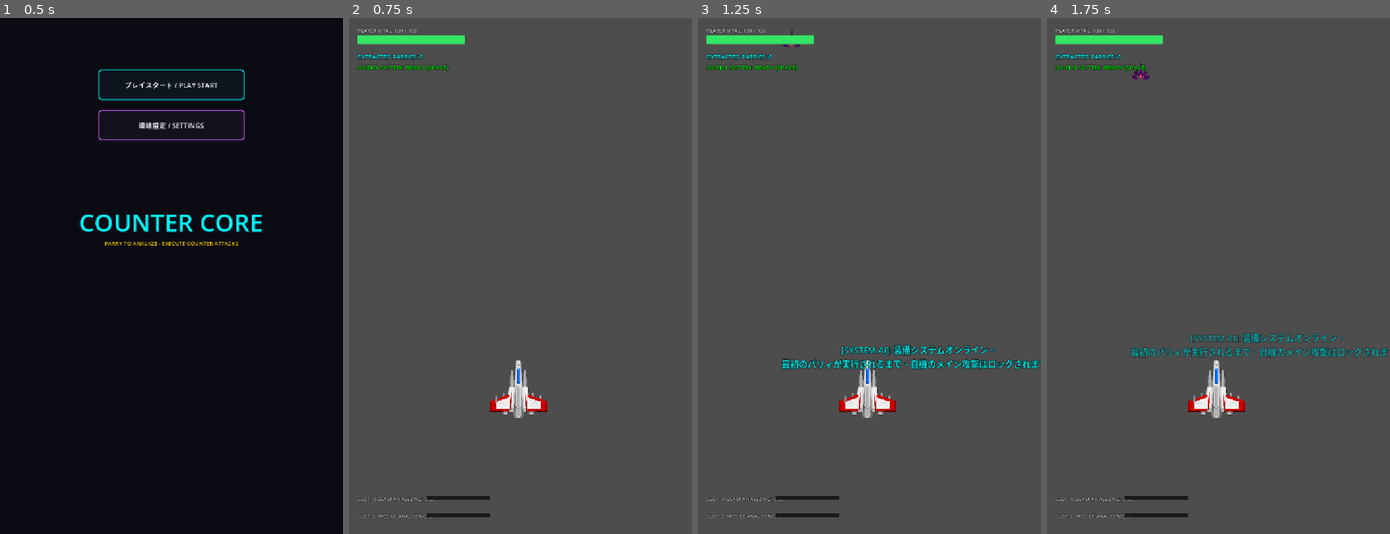
Above: before the commit, frames 1-4 (left to right).
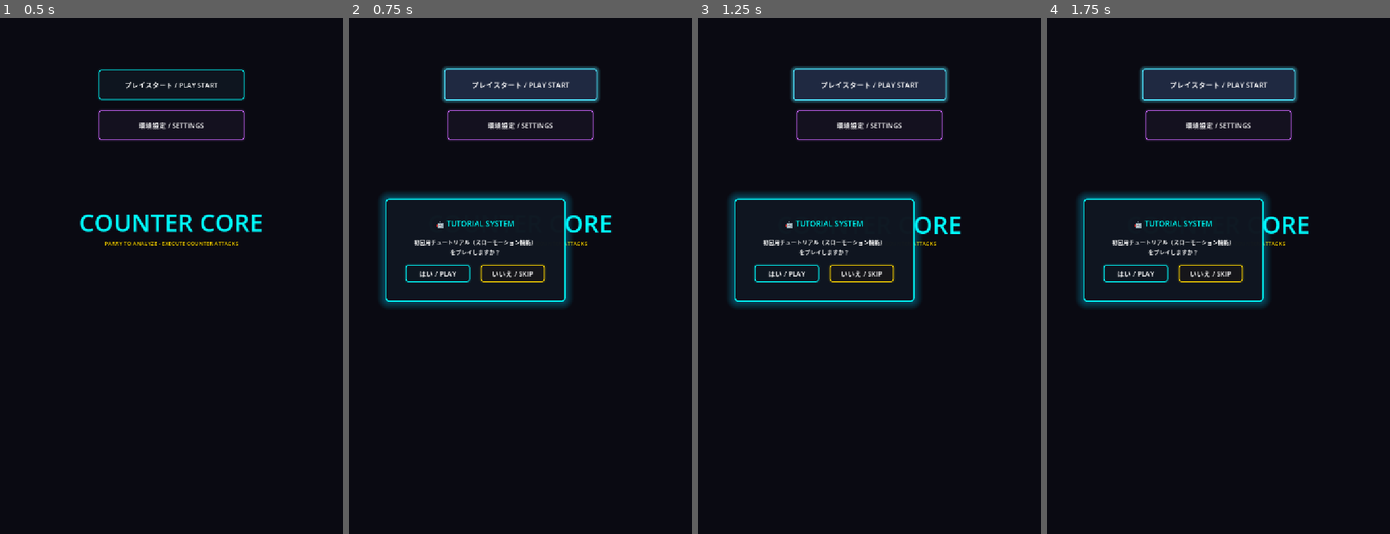
Above: after the commit, the same moments.

Repository: prapro-ou/-HP
Game: Godot game, scene res://game/core/main_menu.tscn
Same seed, same stepped clock (60 frames per second), same inputs: the game is played once before the commit and once after it.
Inputs (mouse positions are in pixels of both pictures, inside the frame that each line leads up to):
- Up to frame 1 (0.5 s): no input
- Up to frame 2 (0.75 s): click "プレイスタート / PLAY START" at 0.5 s
- Up to frame 3 (1.25 s): no input
- Up to frame 4 (1.75 s): click (1218, 85) at 1.25 s, where only the run after the commit has a clickable "プレイスタート / PLAY START"

Frame 1 is identical in both runs. In frame 2, 100% of the frame differs, in the area x 0-100%, y 0-100%; in frame 3, 100%; in frame 4, 100%.

Commit message:
feat: make tutorial optional via confirmation dialog on first launch

Diff:
--- a/game/core/main_menu.gd
+++ b/game/core/main_menu.gd
@@ -23,6 +23,7 @@
 var menu_container: VBoxContainer
 var settings_container: PanelContainer
 var confirm_dialog: PanelContainer
+var tutorial_dialog: PanelContainer
 
 # Buttons
 var play_start_btn: Button
@@ -135,6 +136,9 @@
 
 	# 7. Custom confirmation dialog (Hidden initially)
 	setup_confirm_dialog()
+
+	# 8. Tutorial confirmation dialog (Hidden initially)
+	setup_tutorial_confirm_dialog()
 
 func setup_menu_container() -> void:
 	menu_container = VBoxContainer.new()
@@ -463,6 +467,102 @@
 		confirm_dialog.hide()
 	)
 
+
+func setup_tutorial_confirm_dialog() -> void:
+	tutorial_dialog = PanelContainer.new()
+	tutorial_dialog.size_flags_horizontal = Control.SIZE_SHRINK_CENTER
+	tutorial_dialog.size_flags_vertical = Control.SIZE_SHRINK_CENTER
+	tutorial_dialog.custom_minimum_size = Vector2(420, 240)
+	tutorial_dialog.hide()
+	add_child(tutorial_dialog)
+
+	# Center it on top of everything
+	tutorial_dialog.anchor_left = 0.5
+	tutorial_dialog.anchor_top = 0.5
+	tutorial_dialog.anchor_right = 0.5
+	tutorial_dialog.anchor_bottom = 0.5
+	tutorial_dialog.grow_horizontal = Control.GROW_DIRECTION_BOTH
+	tutorial_dialog.grow_vertical = Control.GROW_DIRECTION_BOTH
+	tutorial_dialog.offset_left = -210
+	tutorial_dialog.offset_top = -120
+
+	var sb = StyleBoxFlat.new()
+	sb.bg_color = Color(0.06, 0.08, 0.12, 0.98) # Dark blue themed
+	sb.border_width_left = 3
+	sb.border_width_top = 3
+	sb.border_width_right = 3
+	sb.border_width_bottom = 3
+	sb.border_color = Color.CYAN
+	sb.corner_radius_top_left = 8
+	sb.corner_radius_top_right = 8
+	sb.corner_radius_bottom_left = 8
+	sb.corner_radius_bottom_right = 8
+	sb.shadow_color = Color(0.0, 0.8, 1.0, 0.3)
+	sb.shadow_size = 20
+	tutorial_dialog.add_theme_stylebox_override("panel", sb)
+
+	var margin = MarginContainer.new()
+	margin.add_theme_constant_override("margin_left", 20)
+	margin.add_theme_constant_override("margin_top", 20)
+	margin.add_theme_constant_override("margin_right", 20)
+	margin.add_theme_constant_override("margin_bottom", 20)
+	tutorial_dialog.add_child(margin)
+
+	var box = VBoxContainer.new()
+	box.alignment = BoxContainer.ALIGNMENT_CENTER
+	box.add_theme_constant_override("separation", 20)
+	margin.add_child(box)
+
+	var t_title = Label.new()
+	t_title.text = "🤖 TUTORIAL SYSTEM"
+	t_title.horizontal_alignment = HORIZONTAL_ALIGNMENT_CENTER
+	var t_lbl_set = LabelSettings.new()
+	t_lbl_set.font_size = 18
+	t_lbl_set.font_color = Color.CYAN
+	t_lbl_set.outline_size = 4
+	t_lbl_set.outline_color = Color.BLACK
+	t_title.label_settings = t_lbl_set
+	box.add_child(t_title)
+
+	var t_desc = Label.new()
+	t_desc.text = "初回用チュートリアル（スローモーション機能）\nをプレイしますか？"
+	t_desc.horizontal_alignment = HORIZONTAL_ALIGNMENT_CENTER
+	var d_lbl_set = LabelSettings.new()
+	d_lbl_set.font_size = 13
+	d_lbl_set.font_color = Color.WHITE
+	t_desc.label_settings = d_lbl_set
+	box.add_child(t_desc)
+
+	var btns_box = HBoxContainer.new()
+	btns_box.alignment = BoxContainer.ALIGNMENT_CENTER
+	btns_box.add_theme_constant_override("separation", 25)
+	box.add_child(btns_box)
+
+	var play_btn = Button.new()
+	play_btn.text = "はい / PLAY"
+	play_btn.custom_minimum_size = Vector2(150, 40)
+	style_button(play_btn, Color.CYAN, Color(0.4, 1.0, 1.0))
+	btns_box.add_child(play_btn)
+
+	var skip_btn = Button.new()
+	skip_btn.text = "いいえ / SKIP"
+	skip_btn.custom_minimum_size = Vector2(150, 40)
+	style_button(skip_btn, Color.GOLD, Color(1.0, 0.85, 0.3))
+	btns_box.add_child(skip_btn)
+
+	play_btn.pressed.connect(func():
+		tutorial_dialog.hide()
+		Global.is_continue = false
+		get_tree().change_scene_to_file("res://game/main.tscn")
+	)
+
+	skip_btn.pressed.connect(func():
+		tutorial_dialog.hide()
+		Global.is_first_launch = false
+		Global.save_game(1, 0, {})
+		get_tree().change_scene_to_file("res://game/core/stage_selection.tscn")
+	)
+
 func create_label(text: String) -> Label:
 	var l = Label.new()
 	l.text = text
@@ -583,9 +683,13 @@
 	var save_data = Global.load_game_data()
 
 	if Global.is_first_launch:
-		# First launch: Start Stage 1 (Tutorial) immediately
-		Global.is_continue = false
-		get_tree().change_scene_to_file("res://game/main.tscn")
+		# Show tutorial confirm dialog
+		tutorial_dialog.show()
+		tutorial_dialog.modulate.a = 0.0
+		tutorial_dialog.scale = Vector2(0.8, 0.8)
+		var tween = create_tween().set_parallel(true)
+		tween.tween_property(tutorial_dialog, "scale", Vector2(1.0, 1.0), 0.15).set_trans(Tween.TRANS_QUAD).set_ease(Tween.EASE_OUT)
+		tween.tween_property(tutorial_dialog, "modulate:a", 1.0, 0.15)
 	else:
 		# Subsequent launches: Go to Stage Selection Screen
 		get_tree().change_scene_to_file("res://game/core/stage_selection.tscn")
